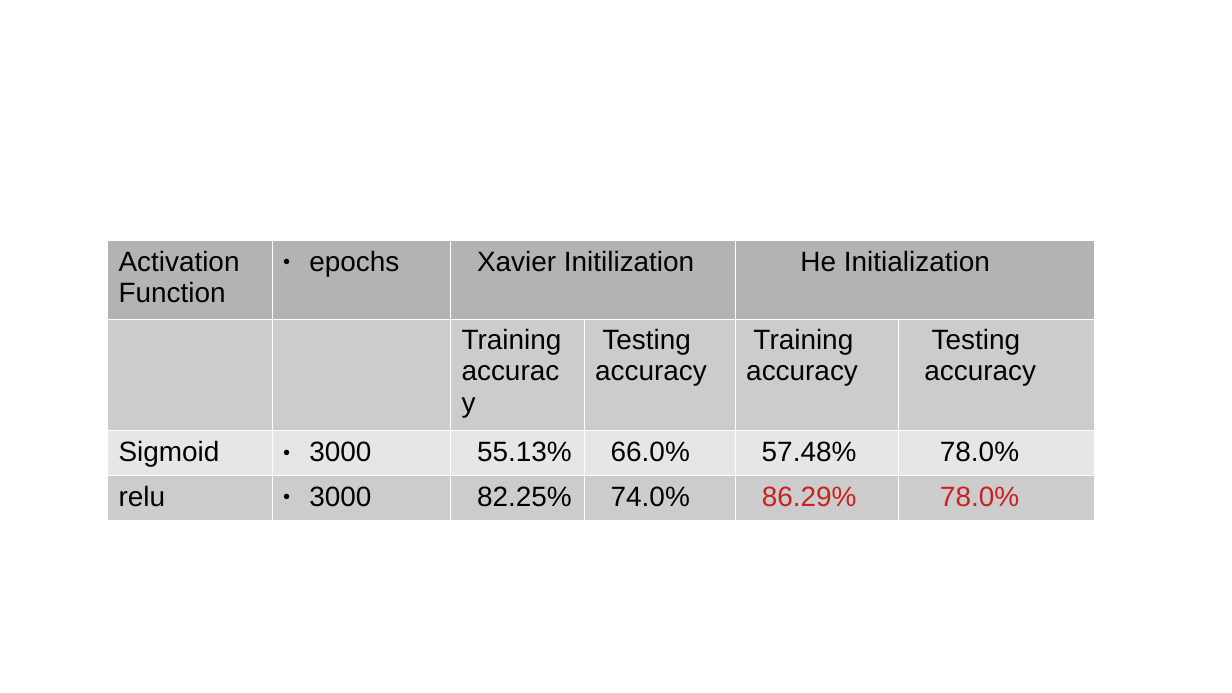
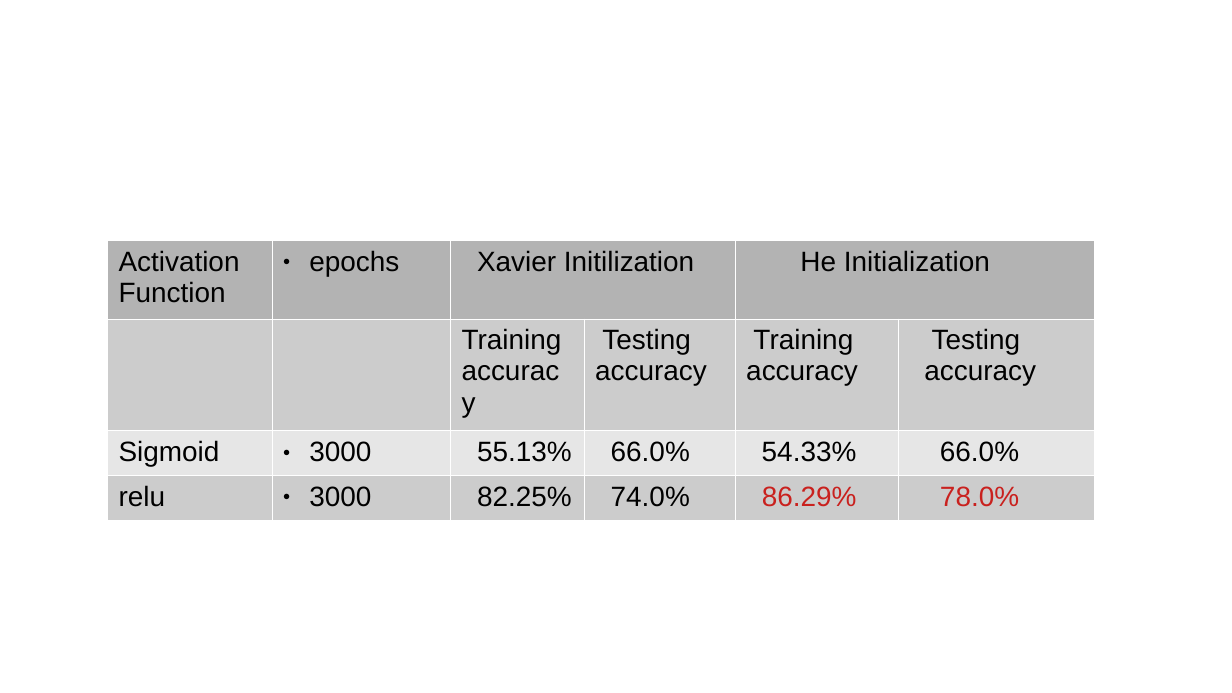
Before and after one commit to sanghvirajit19/DNN_ImageClass_MultipleLayer, a slide deck: slide 1 of Results.odp. Drawn at 1232x693 pixels with LibreOffice and Linux fonts; fonts in the diff are those of the drawing; background and template pictures are left out. Boxes give left, top, right and bottom in pixels: in the first picture for what was removed or moved away, otherwise in the second. Text is boxed around its words. In the diff, an @@ line names an element or a change of style, - is before the commit and + after.

```diff
--- a/Results.odp
+++ b/Results.odp
@@ table at bbox=[107, 240, 1096, 515] @@
-row 3, column 5: 57.48%
+row 3, column 5: 54.33%
-row 3, column 6: 78.0%
+row 3, column 6: 66.0%
```
Also in this commit, not shown: 3 other files.
